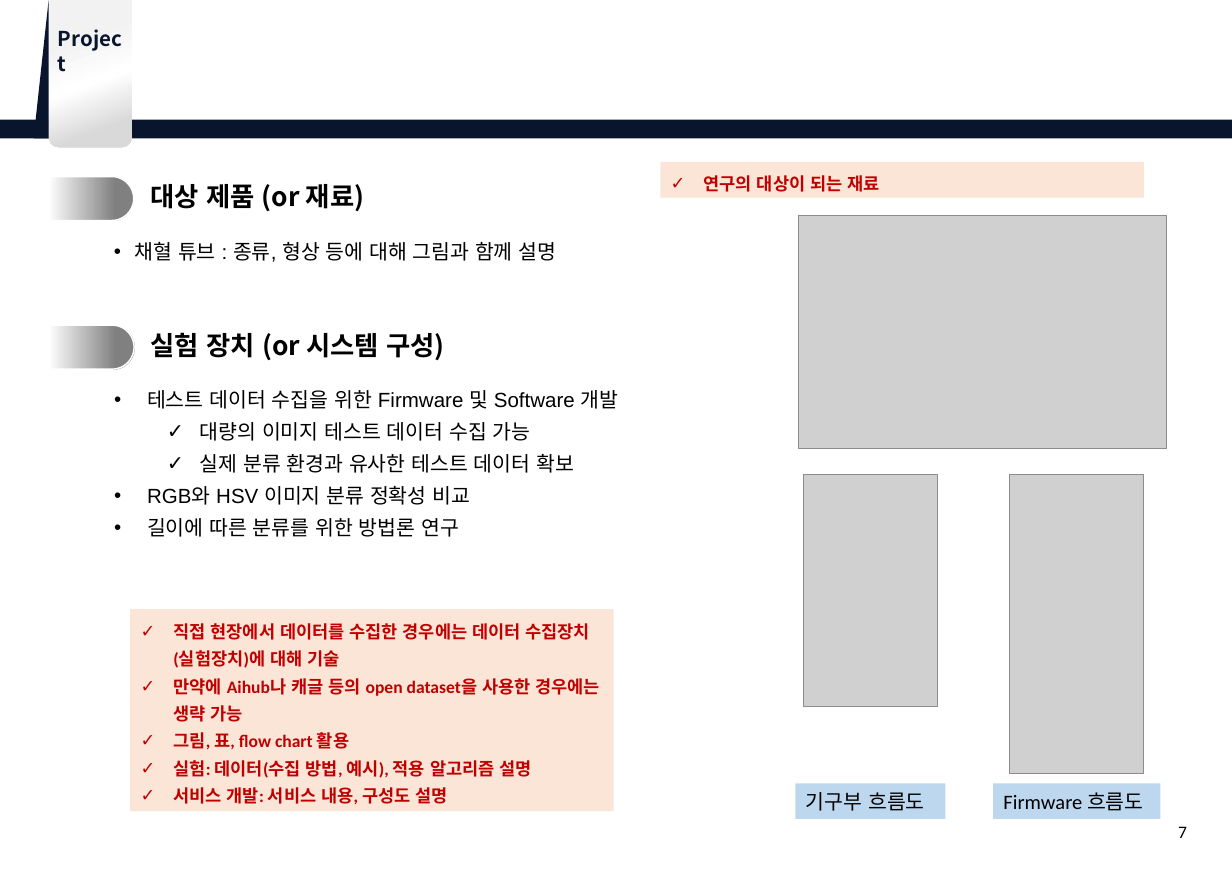
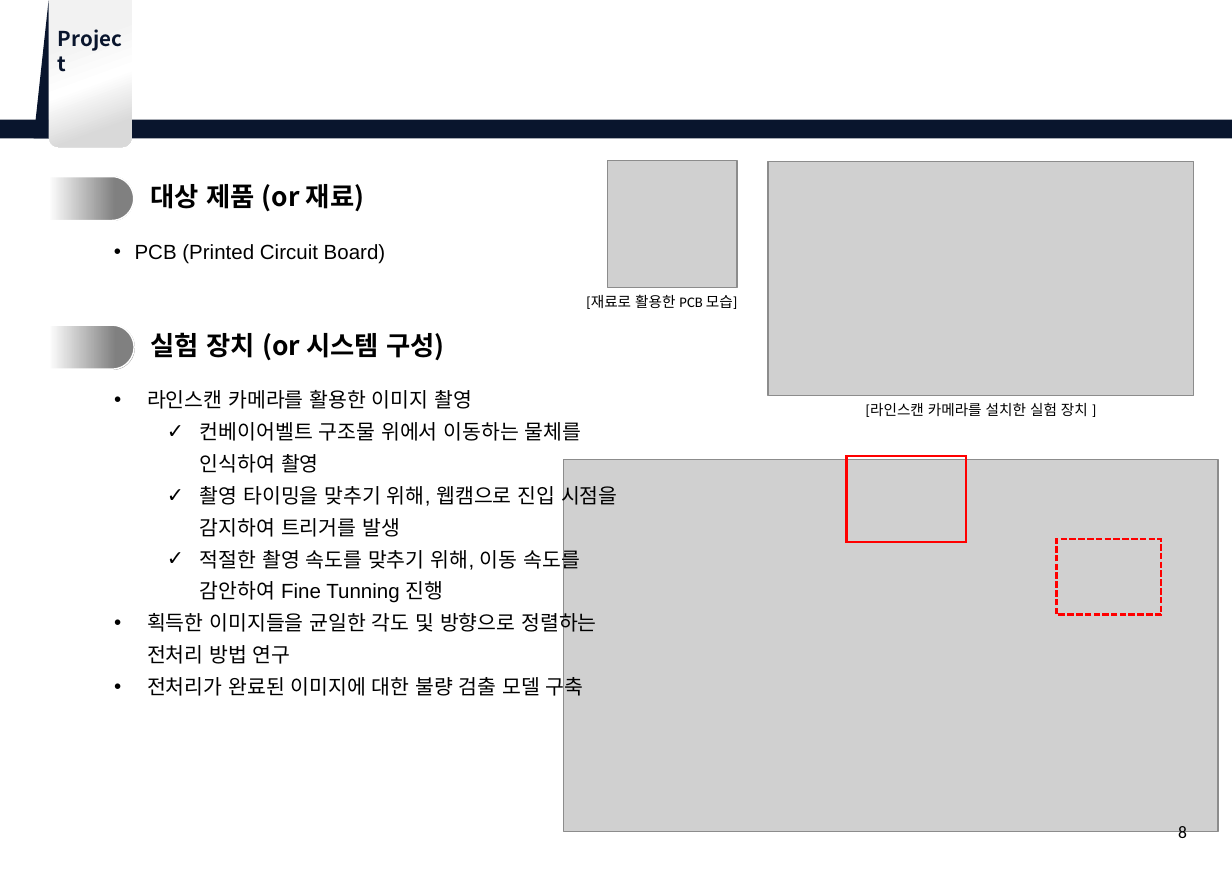
Before and after one commit to sakura09040904/Portfolio, a slide deck: slide 8 of 3. 2학년1학기/지능화 파일럿 프로젝트/[지능화파일럿] 프로젝트 계획서_(양식).pptx (slide 7 before the commit). Drawn at 1232x871 pixels with LibreOffice and Linux fonts; fonts in the diff are those of the drawing; grey boxes stand for pictures; background and template pictures are left out. Boxes give left, top, right and bottom in pixels: in the first picture for what was removed or moved away, otherwise in the second. Text is boxed around its words. In the diff, an @@ line names an element or a change of style, - is before the commit and + after.

```diff
--- a/3. 2학년1학기/지능화 파일럿 프로젝트/[지능화파일럿] 프로젝트 계획서_(양식).pptx
+++ b/3. 2학년1학기/지능화 파일럿 프로젝트/[지능화파일럿] 프로젝트 계획서_(양식).pptx
@@ picture added at bbox=[608, 160, 738, 288] @@
@@ rectangle removed at bbox=[661, 162, 1145, 198] @@
-✓ 연구의 대상이 되는 재료
@@ picture: place and size @@
-picture at bbox=[799, 216, 1167, 448]
+picture at bbox=[768, 161, 1194, 396]
@@ text at bbox=[135, 244, 386, 264]: text changed @@
-• 채혈 튜브 : 종류, 형상 등에 대해 그림과 함께 설명
+• PCB (Printed Circuit Board)
@@ text added at bbox=[586, 294, 737, 309], 10 pt, text #000000 @@
+[재료로 활용한 PCB 모습]
@@ text at bbox=[147, 390, 618, 700]: text changed @@
-• 테스트 데이터 수집을 위한 Firmware 및 Software 개발
-  ✓ 대량의 이미지 테스트 데이터 수집 가능
-  ✓ 실제 분류 환경과 유사한 테스트 데이터 확보
-• RGB와 HSV 이미지 분류 정확성 비교
-• 길이에 따른 분류를 위한 방법론 연구
+• 라인스캔 카메라를 활용한 이미지 촬영
+  ✓ 컨베이어벨트 구조물 위에서 이동하는 물체를 인식하여 촬영
+  ✓ 촬영 타이밍을 맞추기 위해, 웹캠으로 진입 시점을 감지하여 트리거를 발생
+  ✓ 적절한 촬영 속도를 맞추기 위해, 이동 속도를 감안하여 Fine Tunning 진행
+• 획득한 이미지들을 균일한 각도 및 방향으로 정렬하는 전처리 방법 연구
+• 전처리가 완료된 이미지에 대한 불량 검출 모델 구축
@@ text added at bbox=[866, 402, 1088, 417], 10 pt, text #000000 @@
+[라인스캔 카메라를 설치한 실험 장치 ]
@@ picture added at bbox=[564, 461, 1218, 833] @@
@@ picture removed at bbox=[804, 475, 938, 707] @@
@@ rectangle added at bbox=[846, 456, 965, 542], outline #FF0000 1.5 pt @@
@@ picture removed at bbox=[1010, 475, 1143, 775] @@
@@ rectangle added at bbox=[1057, 540, 1162, 615], outline #FF0000 1.5 pt dashed @@
@@ rectangle removed at bbox=[131, 609, 614, 811] @@
-✓ 직접 현장에서 데이터를 수집한 경우에는 데이터 수집장치(실험장치)에 대해 기술
-✓ 만약에 Aihub나 캐글 등의 open dataset을 사용한 경우에는 생략 가능
-✓ 그림, 표, flow chart 활용
-✓ 실험: 데이터(수집 방법, 예시), 적용 알고리즘 설명
-✓ 서비스 개발: 서비스 내용, 구성도 설명
@@ rectangle removed at bbox=[796, 784, 945, 820] @@
-기구부 흐름도
@@ rectangle removed at bbox=[993, 784, 1160, 820] @@
-Firmware 흐름도
@@ page number at bbox=[1178, 826, 1187, 842]: text changed @@
-7
+8
```
Also in this commit, not shown: 5 other slides changed, 1 slide added, 1 other file.
